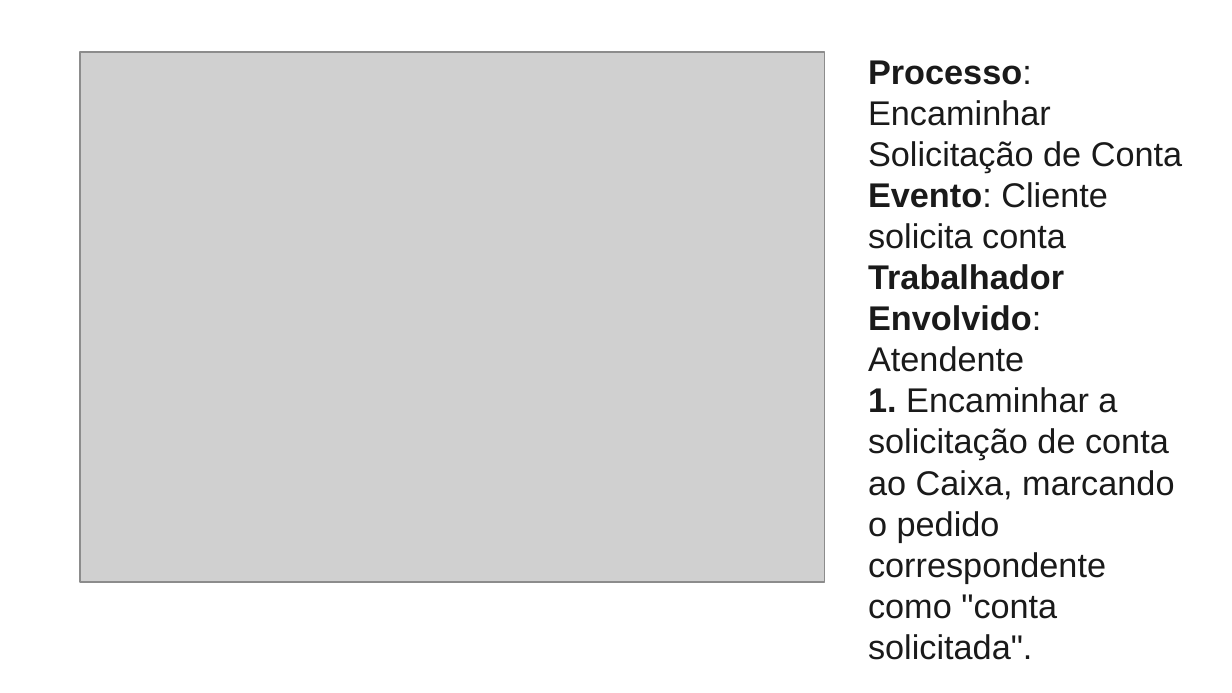
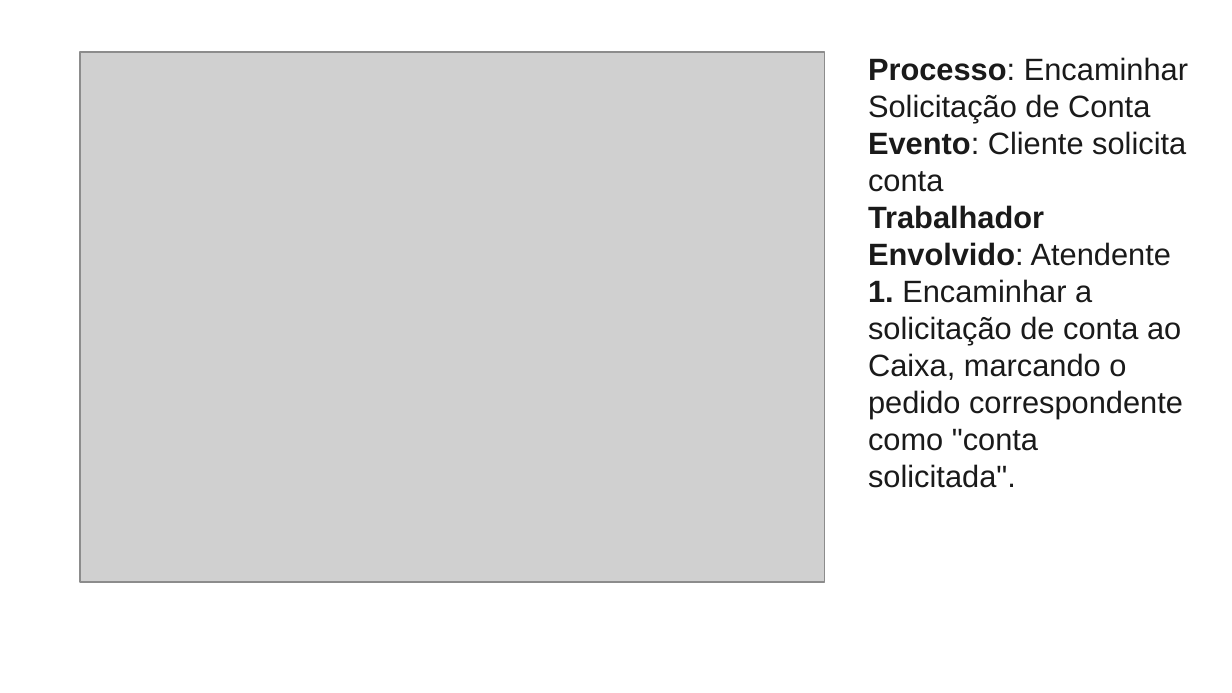
Before and after one commit to sabrinapereira0408/SG2L2, a slide deck: slide 7 of Artefatos/18. Descrição dos Processos de Negócio.pptx. Drawn at 1232x693 pixels with LibreOffice and Linux fonts; fonts in the diff are those of the drawing; grey boxes stand for pictures. Boxes give left, top, right and bottom in pixels: in the first picture for what was removed or moved away, otherwise in the second. Text is boxed around its words. In the diff, an @@ line names an element or a change of style, - is before the commit and + after.

```diff
--- a/Artefatos/18. Descrição dos Processos de Negócio.pptx
+++ b/Artefatos/18. Descrição dos Processos de Negócio.pptx
@@ text "Processo: Encaminhar Solicitação de Conta" at [868, 57, 1188, 488]: size 20 to 18 pt @@
```
Also in this commit, not shown: 7 other slides changed, 17 other files.
